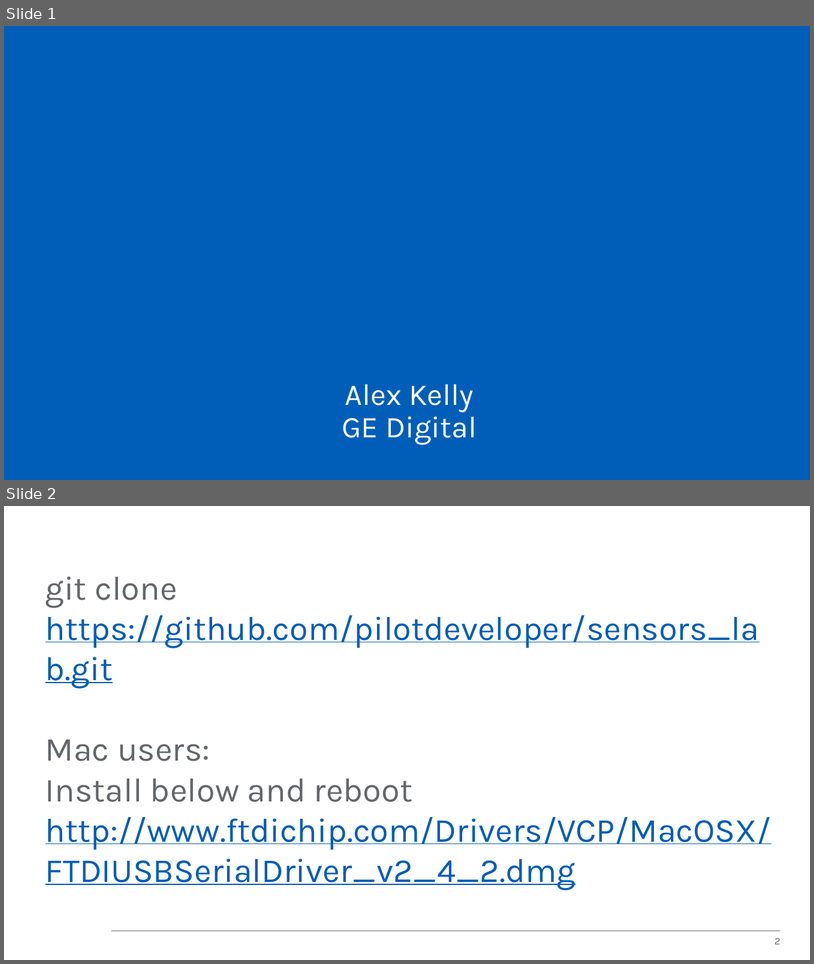
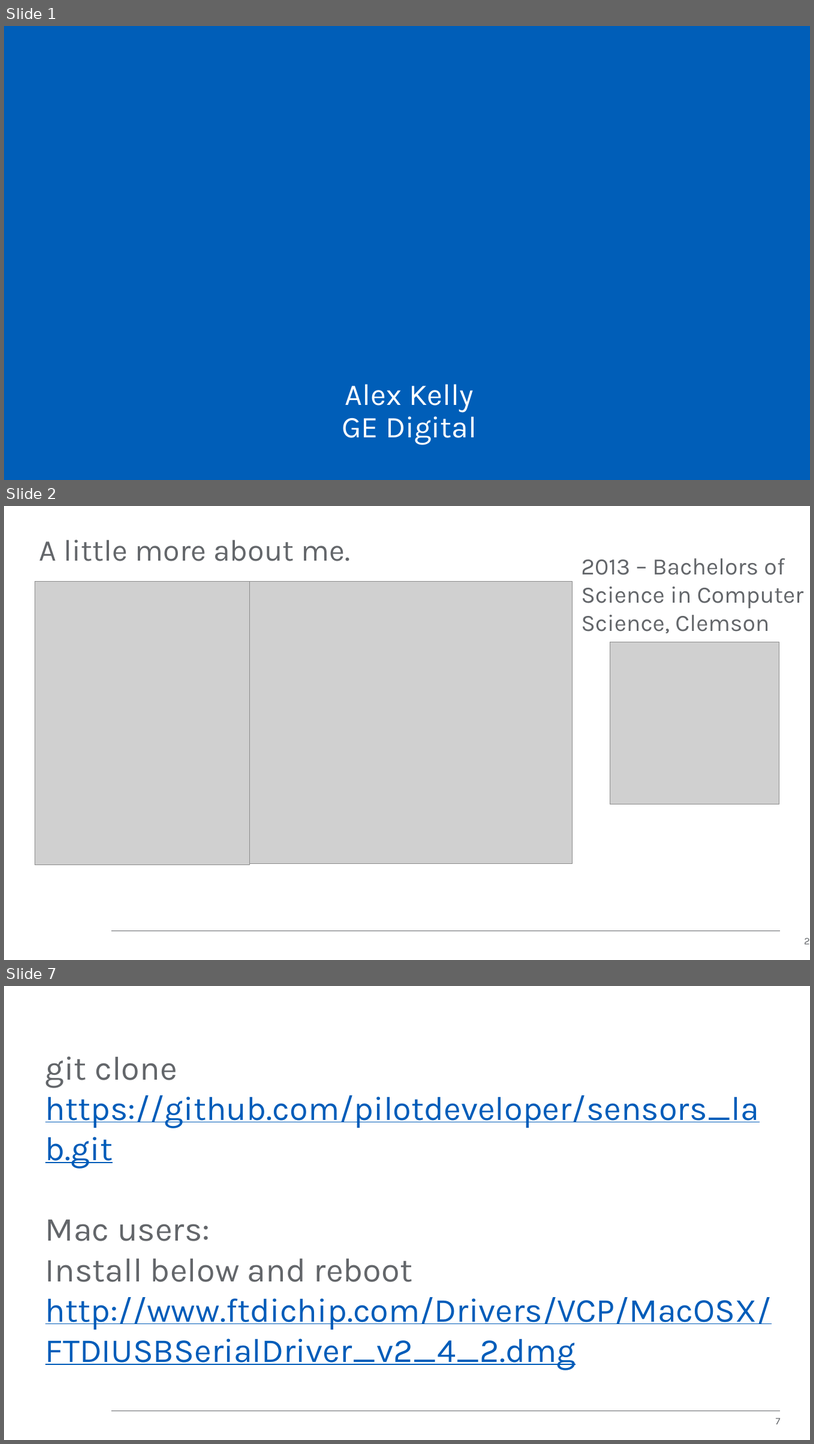
Before and after one commit to pilotdeveloper/sensors_lab, a slide deck: class-guide.pptx. Shown one above the other, each under a label of ours: slides 1 and 2 before the commit, slides 1, 2 and 7 after it; the slides between them are not shown. The pictures are 814x964 and 814x1444 pixels, drawn with LibreOffice and Linux fonts; fonts in the diff are those of the drawing; grey boxes stand for pictures; background and template pictures are left out. Boxes give left, top, right and bottom in pixels: in the first picture for what was removed or moved away, otherwise in the second. Text is boxed around its words. In the diff, an @@ line names an element or a change of style, - is before the commit and + after.

```diff
--- a/class-guide.pptx
+++ b/class-guide.pptx
@@ slide 2 added at box(4, 506, 810, 960), background #FFFFFF; not listed: 1 template element that a slide beside it also shows @@
@@ title added at box(39, 540, 351, 561), 36 pt, text #63666A @@
+A little more about me.
@@ text added at box(581, 558, 804, 633), 28 pt, text #63666A @@
+2013 – Bachelors of Science in Computer Science, Clemson
@@ picture added at box(35, 581, 249, 865) @@
@@ picture added at box(71, 581, 573, 864) @@
@@ picture added at box(610, 642, 780, 804) @@
@@ page number added at box(804, 937, 810, 944), 12 pt, text #63666A @@
+2
@@ what was slide 2 is now slide 7 @@
@@ page number at box(776, 1417, 781, 1424): text changed @@
-2
+7
```
Also in this commit, not shown: 6 other slides added.
